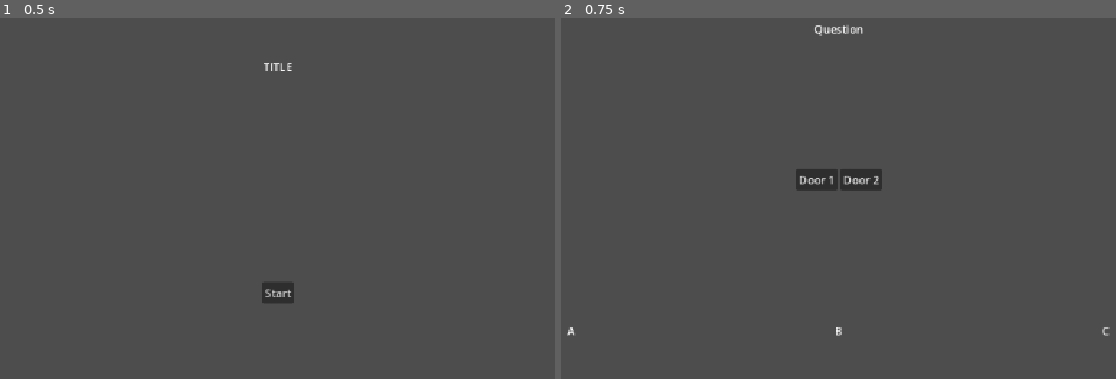
Above: before the commit, frames 1-2 (left to right).
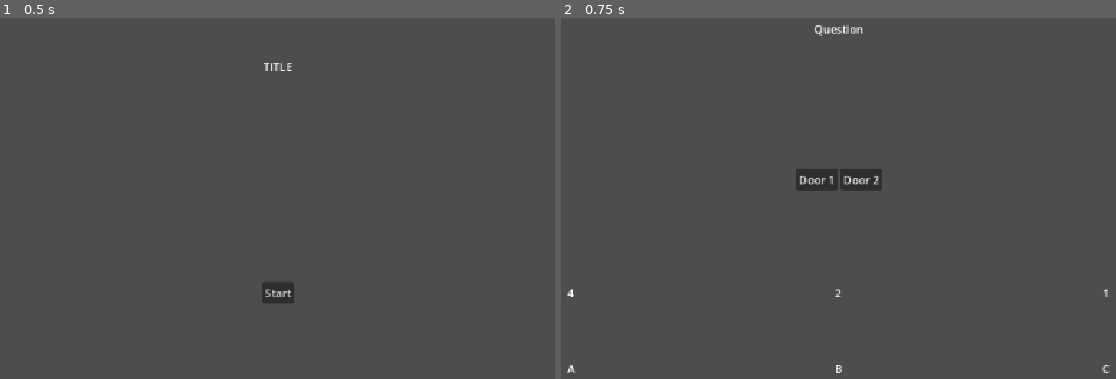
Above: after the commit, the same moments.

Repository: Pappnschlossa/Brackeys-2026.2-Trust-no-one
Game: Godot game, scene res://scenes/global.tscn
The game is run twice, just before and just after one commit, with the same random seed, the same clock (stepped at 60 frames per second) and the same inputs.
Inputs:
- Up to frame 1 (0.5 s): no input
- Up to frame 2 (0.75 s): click "Start" at 0.5 s

Frame 1 is identical in both runs. In frame 2, 0.2% of the frame differs, in the area x 1-99%, y 75-99%.

Commit message:
Added true clues

Diff:
--- /dev/null
+++ b/g.gd
@@ -0,0 +1,13 @@
+extends Node
+
+var level : int = 1
+func amount_of_numbers():
+	if level <= 5:
+		return 3
+	elif level <= 10:
+		return 4
+	else:
+		return 6
+
+func reinitialize():
+	level = 1
--- /dev/null
+++ b/ressource/clue.gd
@@ -0,0 +1,12 @@
+extends Resource
+class_name Clue
+
+var is_equation : bool
+
+# Boolean clue variables (if !is_equation)
+var target : int
+var value : int # -2 for even, -1 for odd and 0 to 10 for number
+
+# Equation clue variables (if is_equation)
+var equation_targets : Array[int] # Array of 2 integers corresponding to Y and Z
+var operator : String # "plus", "minus" or "mult"
--- /dev/null
+++ b/ressource/number.gd
@@ -0,0 +1,6 @@
+extends Resource
+class_name Number
+
+var val : int
+var text : String
+var clue : Clue
--- a/scenes/global.tscn
+++ b/scenes/global.tscn
@@ -1,6 +1,6 @@
 [gd_scene format=3 uid="uid://bblehwgt70du3"]
 
-[ext_resource type="Script" uid="uid://itknkhfxjdni" path="res://scripts/global.gd" id="1_4pk28"]
+[ext_resource type="Script" uid="uid://itknkhfxjdni" path="res://scripts/global_scene.gd" id="1_4pk28"]
 
 [node name="Global" type="Node" unique_id=2032605609]
 script = ExtResource("1_4pk28")
--- a/scenes/level_scene.tscn
+++ b/scenes/level_scene.tscn
@@ -1,8 +1,8 @@
 [gd_scene format=3 uid="uid://cfpx4aji2a1nu"]
 
-[ext_resource type="Script" uid="uid://chawitpunjksv" path="res://scripts/level.gd" id="1_386oa"]
-
-[node name="Level" type="Control" unique_id=1635183676]
+[ext_resource type="Script" uid="uid://chawitpunjksv" path="res://scripts/level_scene.gd" id="1_386oa"]
+
+[node name="Level" type="Control" unique_id=1635183676 node_paths=PackedStringArray("A", "B", "C", "D", "E", "F")]
 layout_mode = 3
 anchors_preset = 15
 anchor_right = 1.0
@@ -10,6 +10,12 @@
 grow_horizontal = 2
 grow_vertical = 2
 script = ExtResource("1_386oa")
+A = NodePath("VBoxContainer/HBoxContainer2/A")
+B = NodePath("VBoxContainer/HBoxContainer2/B")
+C = NodePath("VBoxContainer/HBoxContainer2/C")
+D = NodePath("VBoxContainer/HBoxContainer2/D")
+E = NodePath("VBoxContainer/HBoxContainer2/E")
+F = NodePath("VBoxContainer/HBoxContainer2/F")
 
 [node name="VBoxContainer" type="VBoxContainer" parent="." unique_id=695245961]
 layout_mode = 1
@@ -44,24 +50,171 @@
 layout_mode = 2
 size_flags_vertical = 3
 
-[node name="RichTextLabel" type="RichTextLabel" parent="VBoxContainer/HBoxContainer2" unique_id=634285301]
-layout_mode = 2
-size_flags_horizontal = 3
+[node name="A" type="Control" parent="VBoxContainer/HBoxContainer2" unique_id=2002476856]
+layout_mode = 2
+size_flags_horizontal = 3
+
+[node name="VBoxContainer" type="VBoxContainer" parent="VBoxContainer/HBoxContainer2/A" unique_id=778241446]
+layout_mode = 1
+anchors_preset = 15
+anchor_right = 1.0
+anchor_bottom = 1.0
+grow_horizontal = 2
+grow_vertical = 2
+
+[node name="Text" type="RichTextLabel" parent="VBoxContainer/HBoxContainer2/A/VBoxContainer" unique_id=634285301]
+layout_mode = 2
+size_flags_horizontal = 3
+size_flags_vertical = 3
 text = "A"
 horizontal_alignment = 1
 vertical_alignment = 1
 
-[node name="RichTextLabel2" type="RichTextLabel" parent="VBoxContainer/HBoxContainer2" unique_id=353144204]
-layout_mode = 2
-size_flags_horizontal = 3
+[node name="ID" type="RichTextLabel" parent="VBoxContainer/HBoxContainer2/A/VBoxContainer" unique_id=1608787681]
+layout_mode = 2
+size_flags_horizontal = 3
+size_flags_vertical = 3
+text = "A"
+horizontal_alignment = 1
+vertical_alignment = 1
+
+[node name="B" type="Control" parent="VBoxContainer/HBoxContainer2" unique_id=1745464541]
+layout_mode = 2
+size_flags_horizontal = 3
+
+[node name="VBoxContainer" type="VBoxContainer" parent="VBoxContainer/HBoxContainer2/B" unique_id=1007001787]
+layout_mode = 1
+anchors_preset = 15
+anchor_right = 1.0
+anchor_bottom = 1.0
+grow_horizontal = 2
+grow_vertical = 2
+
+[node name="Text" type="RichTextLabel" parent="VBoxContainer/HBoxContainer2/B/VBoxContainer" unique_id=1818965700]
+layout_mode = 2
+size_flags_horizontal = 3
+size_flags_vertical = 3
 text = "B"
 horizontal_alignment = 1
 vertical_alignment = 1
 
-[node name="RichTextLabel3" type="RichTextLabel" parent="VBoxContainer/HBoxContainer2" unique_id=605135005]
-layout_mode = 2
-size_flags_horizontal = 3
+[node name="ID" type="RichTextLabel" parent="VBoxContainer/HBoxContainer2/B/VBoxContainer" unique_id=1968951337]
+layout_mode = 2
+size_flags_horizontal = 3
+size_flags_vertical = 3
+text = "B"
+horizontal_alignment = 1
+vertical_alignment = 1
+
+[node name="C" type="Control" parent="VBoxContainer/HBoxContainer2" unique_id=630184891]
+layout_mode = 2
+size_flags_horizontal = 3
+
+[node name="VBoxContainer" type="VBoxContainer" parent="VBoxContainer/HBoxContainer2/C" unique_id=418457172]
+layout_mode = 1
+anchors_preset = 15
+anchor_right = 1.0
+anchor_bottom = 1.0
+grow_horizontal = 2
+grow_vertical = 2
+
+[node name="Text" type="RichTextLabel" parent="VBoxContainer/HBoxContainer2/C/VBoxContainer" unique_id=1004249225]
+layout_mode = 2
+size_flags_horizontal = 3
+size_flags_vertical = 3
 text = "C"
+horizontal_alignment = 1
+vertical_alignment = 1
+
+[node name="ID" type="RichTextLabel" parent="VBoxContainer/HBoxContainer2/C/VBoxContainer" unique_id=646534774]
+layout_mode = 2
+size_flags_horizontal = 3
+size_flags_vertical = 3
+text = "C"
+horizontal_alignment = 1
+vertical_alignment = 1
+
+[node name="D" type="Control" parent="VBoxContainer/HBoxContainer2" unique_id=412518679]
+layout_mode = 2
+size_flags_horizontal = 3
+
+[node name="VBoxContainer" type="VBoxContainer" parent="VBoxContainer/HBoxContainer2/D" unique_id=1204707655]
+layout_mode = 1
+anchors_preset = 15
+anchor_right = 1.0
+anchor_bottom = 1.0
+grow_horizontal = 2
+grow_vertical = 2
+
+[node name="Text" type="RichTextLabel" parent="VBoxContainer/HBoxContainer2/D/VBoxContainer" unique_id=1419599876]
+layout_mode = 2
+size_flags_horizontal = 3
+size_flags_vertical = 3
+text = "D"
+horizontal_alignment = 1
+vertical_alignment = 1
+
+[node name="ID" type="RichTextLabel" parent="VBoxContainer/HBoxContainer2/D/VBoxContainer" unique_id=164577322]
+layout_mode = 2
+size_flags_horizontal = 3
+size_flags_vertical = 3
+text = "D"
+horizontal_alignment = 1
+vertical_alignment = 1
+
+[node name="E" type="Control" parent="VBoxContainer/HBoxContainer2" unique_id=1961559971]
+layout_mode = 2
+size_flags_horizontal = 3
+
+[node name="VBoxContainer" type="VBoxContainer" parent="VBoxContainer/HBoxContainer2/E" unique_id=1821166460]
+layout_mode = 1
+anchors_preset = 15
+anchor_right = 1.0
+anchor_bottom = 1.0
+grow_horizontal = 2
+grow_vertical = 2
+
+[node name="Text" type="RichTextLabel" parent="VBoxContainer/HBoxContainer2/E/VBoxContainer" unique_id=757960990]
+layout_mode = 2
+size_flags_horizontal = 3
+size_flags_vertical = 3
+text = "E"
+horizontal_alignment = 1
+vertical_alignment = 1
+
+[node name="ID" type="RichTextLabel" parent="VBoxContainer/HBoxContainer2/E/VBoxContainer" unique_id=1244291881]
+layout_mode = 2
+size_flags_horizontal = 3
+size_flags_vertical = 3
+text = "E"
+horizontal_alignment = 1
+vertical_alignment = 1
+
+[node name="F" type="Control" parent="VBoxContainer/HBoxContainer2" unique_id=2137788967]
+layout_mode = 2
+size_flags_horizontal = 3
+
+[node name="VBoxContainer" type="VBoxContainer" parent="VBoxContainer/HBoxContainer2/F" unique_id=811869710]
+layout_mode = 1
+anchors_preset = 15
+anchor_right = 1.0
+anchor_bottom = 1.0
+grow_horizontal = 2
+grow_vertical = 2
+
+[node name="Text" type="RichTextLabel" parent="VBoxContainer/HBoxContainer2/F/VBoxContainer" unique_id=1594807316]
+layout_mode = 2
+size_flags_horizontal = 3
+size_flags_vertical = 3
+text = "F"
+horizontal_alignment = 1
+vertical_alignment = 1
+
+[node name="ID" type="RichTextLabel" parent="VBoxContainer/HBoxContainer2/F/VBoxContainer" unique_id=936003344]
+layout_mode = 2
+size_flags_horizontal = 3
+size_flags_vertical = 3
+text = "F"
 horizontal_alignment = 1
 vertical_alignment = 1
 
--- a/scenes/shop_scene.tscn
+++ b/scenes/shop_scene.tscn
@@ -1,6 +1,6 @@
 [gd_scene format=3 uid="uid://bswonif37ehh8"]
 
-[ext_resource type="Script" uid="uid://cu6crg1ik4yh1" path="res://scripts/shop.gd" id="1_r1uou"]
+[ext_resource type="Script" uid="uid://cu6crg1ik4yh1" path="res://scripts/shop_scene.gd" id="1_r1uou"]
 
 [node name="Shop" type="Control" unique_id=647607696]
 layout_mode = 3
--- a/scenes/title_scene.tscn
+++ b/scenes/title_scene.tscn
@@ -1,6 +1,6 @@
 [gd_scene format=3 uid="uid://bv0o1kuyl8te6"]
 
-[ext_resource type="Script" uid="uid://d37c1qoisagq6" path="res://scripts/title.gd" id="1_6jsh8"]
+[ext_resource type="Script" uid="uid://d37c1qoisagq6" path="res://scripts/title_scene.gd" id="1_6jsh8"]
 
 [node name="TitleScene" type="Control" unique_id=945108710]
 layout_mode = 3
--- a/scripts/g.gd
+++ /dev/null
@@ -1,4 +0,0 @@
-extends Node
-
-func reinitialize():
-	pass
--- a/scripts/level.gd
+++ /dev/null
@@ -1,21 +0,0 @@
-extends Control
-
-signal change_scene
-signal add_scene_as_an_overlay
-
-# Called when the node enters the scene tree for the first time.
-func _ready() -> void:
-	pass # Replace with function body.
-
-
-# Called every frame. 'delta' is the elapsed time since the previous frame.
-func _process(delta: float) -> void:
-	pass
-
-
-func _on_door_1_button_pressed() -> void:
-	pass # Replace with function body.
-
-
-func _on_door_2_button_pressed() -> void:
-	pass # Replace with function body.
--- /dev/null
+++ b/scripts/level_scene.gd
@@ -0,0 +1,139 @@
+extends Control
+
+signal change_scene
+signal add_scene_as_an_overlay
+
+@export var A : Control
+@export var B : Control
+@export var C : Control
+@export var D : Control
+@export var E : Control
+@export var F : Control
+@onready var number_nodes : Array[Control] = [A, B, C, D, E, F]
+
+const TRUE_NUMBERS = [0, 2, 3, 4, 5, 6, 7, 8, 9]
+const ID_TO_LETTER : Dictionary[int, String] = {
+	0 : "A",
+	1 : "B",
+	2 : "C",
+	3 : "D",
+	4 : "E",
+	5 : "F"
+}
+
+const OPERATOR_TO_SIGN : Dictionary[String, String] = {
+	"plus" : "+",
+	"minus" : "-",
+	"mult" : "*"
+}
+
+const FORMAT_PARITY : Dictionary[int, String] = {
+	-2 : "even",
+	-1 : "odd",
+	0 : "0",
+	1 : "1",
+	2 : "2",
+	3 : "3",
+	4 : "4",
+	5 : "5",
+	6 : "6",
+	7 : "7",
+	8 : "8",
+	9 : "9"
+}
+
+var TRUE_DOOR_ID : int
+var FALSE_DOOR_ID : int
+var numbers : Array[Number]
+var AMOUNT : int # Amount of numbers
+var MAX_ID : int
+
+func _ready() -> void:
+	initialize_level_variables()
+	generate_text()
+	update_nodes()
+
+func initialize_level_variables() -> void:
+	TRUE_DOOR_ID = randi_range(0, 1)
+	FALSE_DOOR_ID = abs(TRUE_DOOR_ID - 1)
+	AMOUNT = g.amount_of_numbers()
+	MAX_ID = AMOUNT - 1
+	var possible_ids : Array[int]
+	for i in range(AMOUNT):
+		var N : Number = Number.new()
+		N.clue = Clue.new()
+		numbers.append(N)
+		possible_ids.append(i)
+	var id_of_minus_1 : int = randi_range(0, MAX_ID)
+	numbers[id_of_minus_1].val = 1
+	possible_ids.erase(id_of_minus_1)
+	for id in possible_ids:
+		numbers[id].val = TRUE_NUMBERS.pick_random()
+
+func generate_text() -> void:
+	var id = 0
+	for N in numbers:
+		var possible_types : Array[bool] = [true, false]
+		if N.val != 1:
+			if can_be_equation(id):
+				N.clue.is_equation = possible_types.pick_random()
+			else:
+				N.clue.is_equation = false
+			if !N.clue.is_equation:
+				var possible_targets : Array[int] = [max(0, id-1), id, min(id+1, MAX_ID)]
+				N.clue.target = possible_targets.pick_random()
+				if randi_range(0, 1) == 1: # 1 in 2 chances to show parity:
+					if numbers[N.clue.target].val % 2 == 0: # Even
+						N.clue.value = -2
+					else: # Odd
+						N.clue.value = -1
+				else: # Directly announce the number
+					N.clue.value = numbers[N.clue.target].val
+				print("%s says %s is %s" % [ID_TO_LETTER[id], ID_TO_LETTER[N.clue.target], FORMAT_PARITY[N.clue.value]])
+			else: # N.clue.is_equation:
+				var possible_equations : Array[Array] = find_equations(id)
+				var equation = possible_equations.pick_random()
+				N.clue.equation_targets = [equation[0], equation[1]]
+				N.clue.operator = equation[2]
+				print("%s says %s %s %s = %s" % [ID_TO_LETTER[id], ID_TO_LETTER[N.clue.equation_targets[0]], OPERATOR_TO_SIGN[N.clue.operator], ID_TO_LETTER[N.clue.equation_targets[1]], ID_TO_LETTER[id]])
+		id += 1
+
+func update_nodes() -> void:
+	for i in range(len(number_nodes)):
+		if i <= MAX_ID:
+			number_nodes[i].get_node("VBoxContainer/Text").text = str(numbers[i].val)
+			number_nodes[i].visible = true
+		else:
+			number_nodes[i].visible = false
+
+func can_be_equation(id) -> bool:
+	for i in range(AMOUNT-1):
+		for j in range(i+1, AMOUNT):
+			if numbers[i].val + numbers[j].val == numbers[id].val:
+				return true
+			elif numbers[i].val - numbers[j].val == numbers[id].val or numbers[j].val - numbers[i].val == numbers[id].val:
+				return true
+			elif numbers[i].val * numbers[j].val == numbers[id].val:
+				return true
+	return false
+
+func find_equations(id) -> Array[Array]:
+	var equations : Array[Array] = []
+	for i in range(AMOUNT-1):
+		for j in range(i+1, AMOUNT):
+			if numbers[i].val + numbers[j].val == numbers[id].val:
+				equations.append([i, j, "plus"])
+			if numbers[i].val - numbers[j].val == numbers[id].val:
+				equations.append([i, j, "minus"])
+			if numbers[j].val - numbers[i].val == numbers[id].val:
+				equations.append([j, i, "minus"])
+			if numbers[i].val * numbers[j].val == numbers[id].val:
+				equations.append([i, j, "mult"])
+	return equations
+
+func _on_door_1_button_pressed() -> void:
+	pass # Replace with function body.
+
+
+func _on_door_2_button_pressed() -> void:
+	pass # Replace with function body.
Renamed: scripts/g.gd.uid -> g.gd.uid
Not shown, added: ressource/clue.gd.uid
Not shown, added: ressource/number.gd.uid
Renamed: scripts/global.gd -> scripts/global_scene.gd
Renamed: scripts/global.gd.uid -> scripts/global_scene.gd.uid
Renamed: scripts/level.gd.uid -> scripts/level_scene.gd.uid
Renamed: scripts/shop.gd -> scripts/shop_scene.gd
Renamed: scripts/shop.gd.uid -> scripts/shop_scene.gd.uid
Renamed: scripts/title.gd -> scripts/title_scene.gd
Renamed: scripts/title.gd.uid -> scripts/title_scene.gd.uid
Not shown, added: scenes/level_scene.tscn4117289393.tmp
Not shown, added: scenes/level_scene.tscn4121260355.tmp
